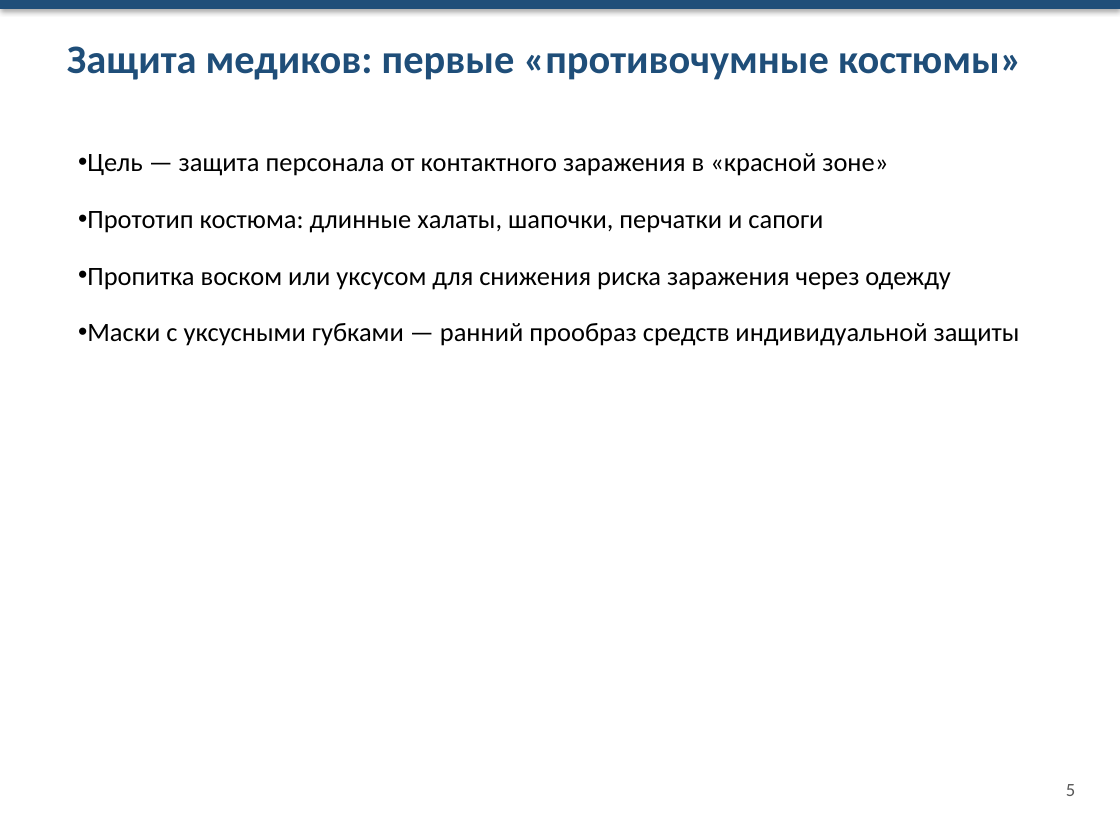
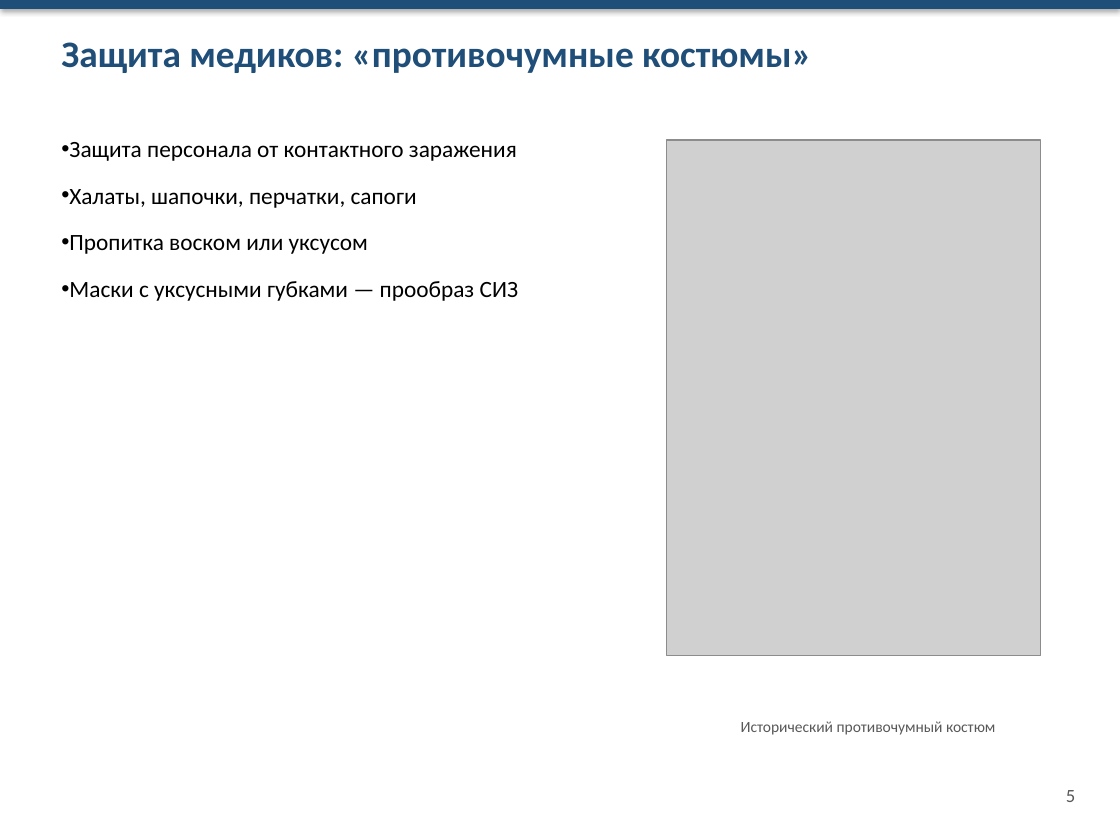
Before and after one commit to Egorka8982/YP_Penin_DB, a slide deck: slide 5 of presentation/Samoylovich_medicina.pptx. Drawn at 1120x840 pixels with LibreOffice and Linux fonts; fonts in the diff are those of the drawing; grey boxes stand for pictures. Boxes give left, top, right and bottom in pixels: in the first picture for what was removed or moved away, otherwise in the second. Text is boxed around its words. In the diff, an @@ line names an element or a change of style, - is before the commit and + after.

```diff
--- a/presentation/Samoylovich_medicina.pptx
+++ b/presentation/Samoylovich_medicina.pptx
@@ text at (61,42,811,73): text changed; size 26 to 24 pt @@
-Защита медиков: первые «противочумные костюмы»
+Защита медиков: «противочумные костюмы»
@@ text at (69,142,518,301): text changed; size 17 to 15 pt @@
-• Цель — защита персонала от контактного заражения в «красной зоне»
-• Прототип костюма: длинные халаты, шапочки, перчатки и сапоги
-• Пропитка воском или уксусом для снижения риска заражения через одежду
-• Маски с уксусными губками — ранний прообраз средств индивидуальной защиты
+• Защита персонала от контактного заражения
+• Халаты, шапочки, перчатки, сапоги
+• Пропитка воском или уксусом
+• Маски с уксусными губками — прообраз СИЗ
@@ picture added at (666,140,1040,655) @@
@@ text added at (741,721,995,735), 10 pt, text #595959 @@
+Исторический противочумный костюм
@@ text "5": place and size @@
-text "5" at (1066,784,1075,796)
+text "5" at (1066,790,1075,802)
```
Also in this commit, not shown: 8 other slides changed, 1 slide added, 1 slide removed.
